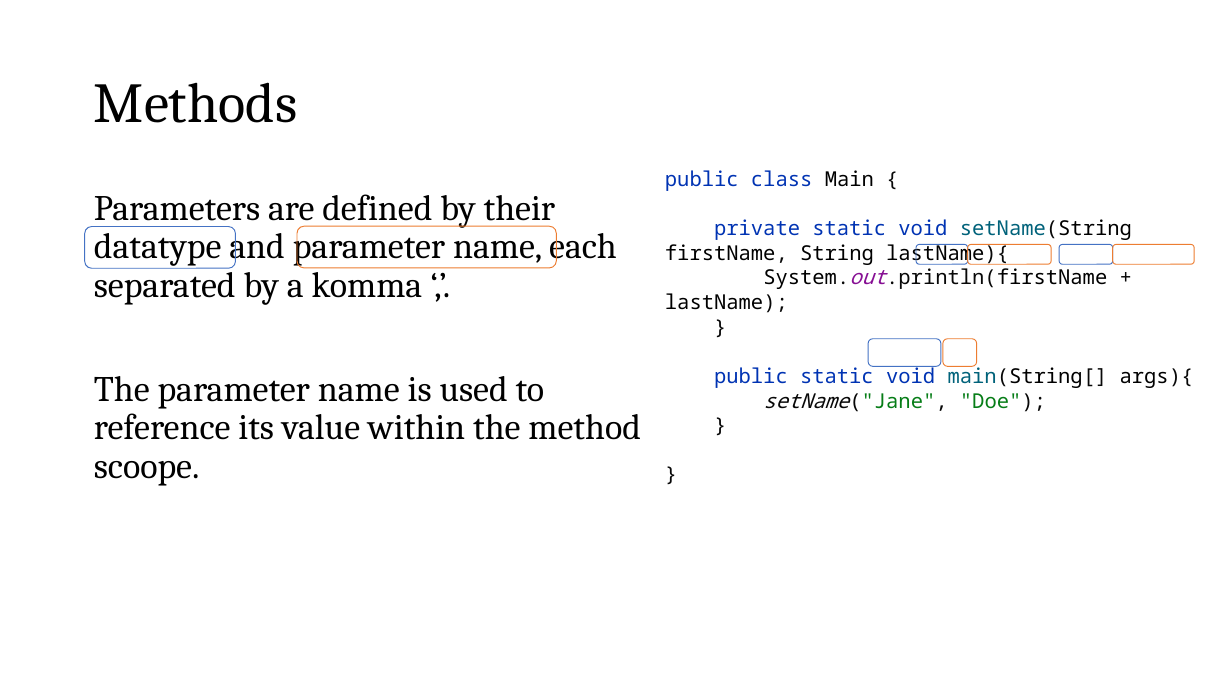
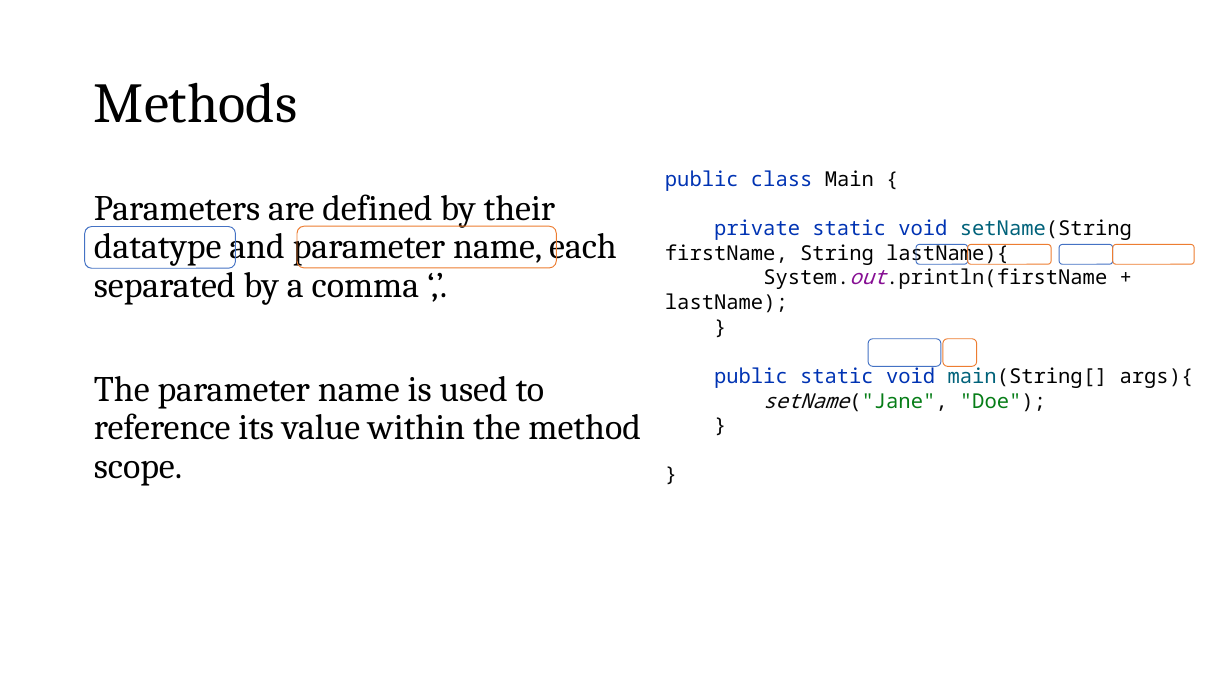
Before and after one commit to telmerie/learning-java, a slide deck: slide 27 of Java.pptx (slide 23 before the commit). Drawn at 1232x693 pixels with LibreOffice and Linux fonts; fonts in the diff are those of the drawing. Boxes give left, top, right and bottom in pixels: in the first picture for what was removed or moved away, otherwise in the second. Text is boxed around its words. In the diff, an @@ line names an element or a change of style, - is before the commit and + after.

```diff
--- a/Java.pptx
+++ b/Java.pptx
@@ text at (94, 194, 640, 486): text changed @@
-Parameters are defined by their datatype and parameter name, each separated by a komma ‘,’.
-The parameter name is used to reference its value within the method scoope.
+Parameters are defined by their datatype and parameter name, each separated by a comma ‘,’.
+The parameter name is used to reference its value within the method scope.
```
Also in this commit, not shown: 5 other slides changed, 4 slides added.
